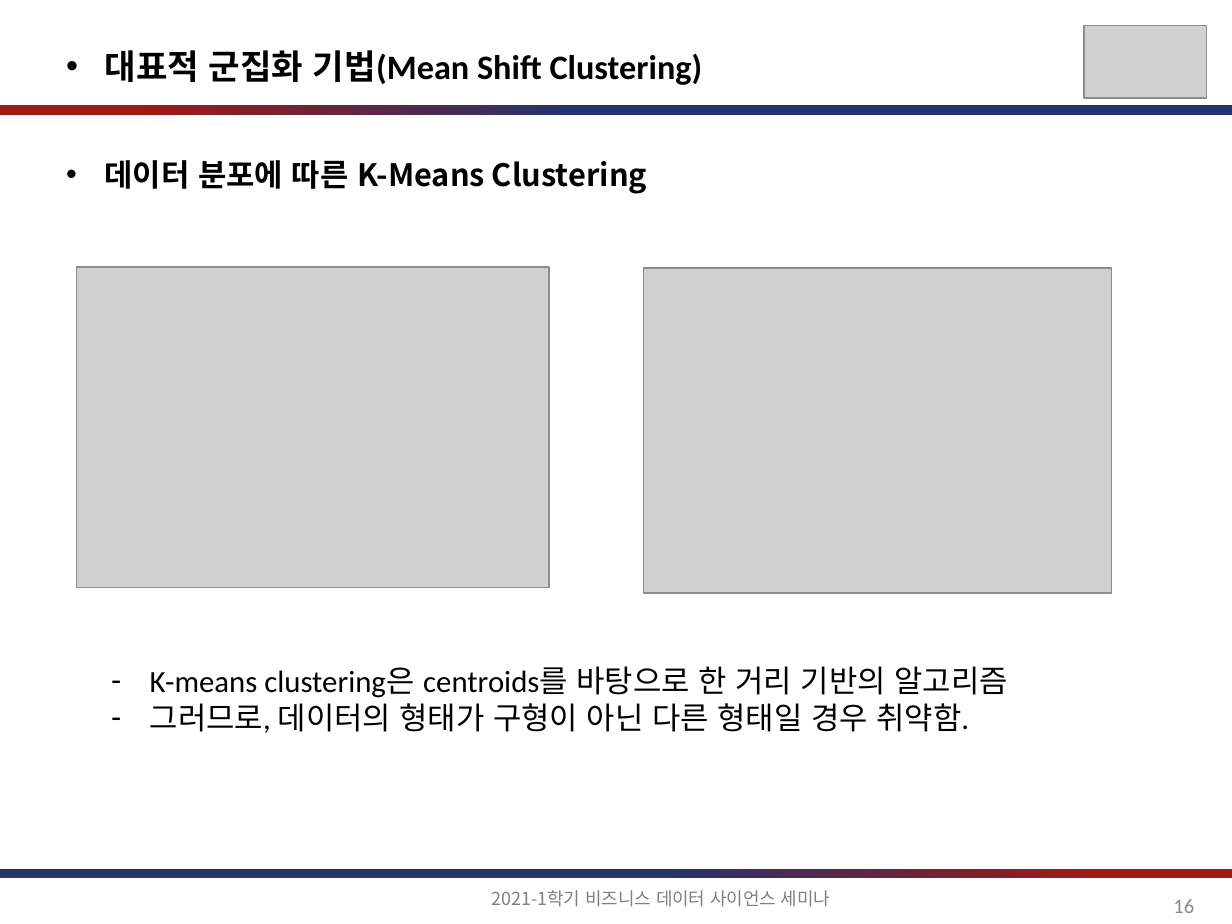
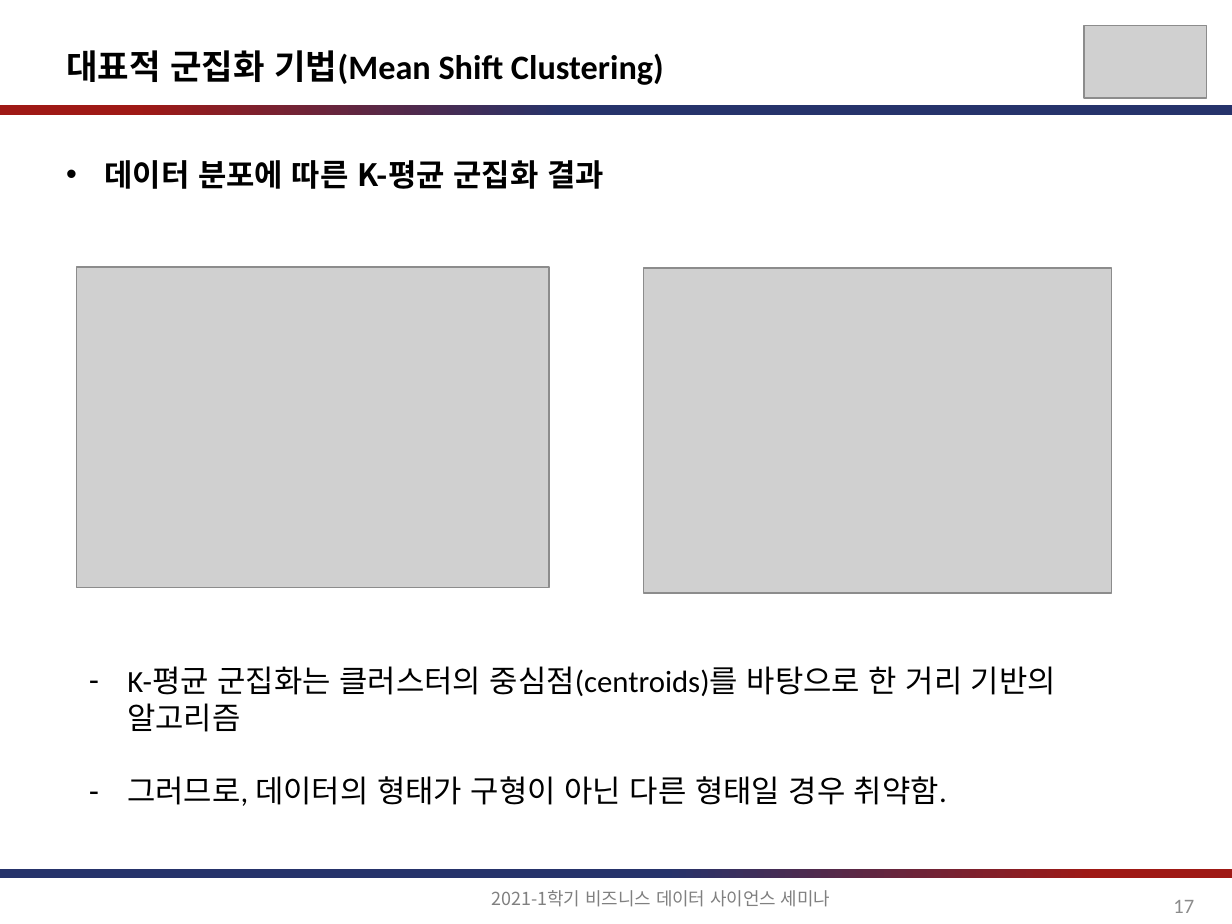
Before and after one commit to jihoahn9303/Seminar_For_Business_DS, a slide deck: slide 17 of document/비즈니스를_위한_데이터과학_6장.pptx (slide 16 before the commit). Drawn at 1232x924 pixels with LibreOffice and Linux fonts; fonts in the diff are those of the drawing; grey boxes stand for pictures. Boxes give left, top, right and bottom in pixels: in the first picture for what was removed or moved away, otherwise in the second. Text is boxed around its words. In the diff, an @@ line names an element or a change of style, - is before the commit and + after.

```diff
--- a/document/비즈니스를_위한_데이터과학_6장.pptx
+++ b/document/비즈니스를_위한_데이터과학_6장.pptx
@@ text "대표적 군집화 기법(Mean Shift Clustering)" at (x1=66, y1=50, x2=664, y2=85): bullet • to none @@
@@ text at (x1=105, y1=160, x2=604, y2=189): text changed @@
-• 데이터 분포에 따른 K-Means Clustering
+• 데이터 분포에 따른 K-평균 군집화 결과
@@ text "K-평균 군집화는 클러스터의 중심점(centroids)를 바탕으로 ..." moved from (x1=150, y1=666, x2=1007, y2=733) to (x1=127, y1=666, x2=1056, y2=806) @@
@@ text at (x1=127, y1=666, x2=1056, y2=732): text changed @@
-– K-means clustering은 centroids를 바탕으로 한 거리 기반의 알고리즘
+– K-평균 군집화는 클러스터의 중심점(centroids)를 바탕으로 한 거리 기반의 알고리즘
@@ page number at (x1=1173, y1=900, x2=1194, y2=913): text changed @@
-16
+17
```
Also in this commit, not shown: 36 other slides changed, 4 slides added, 1 slide removed.
